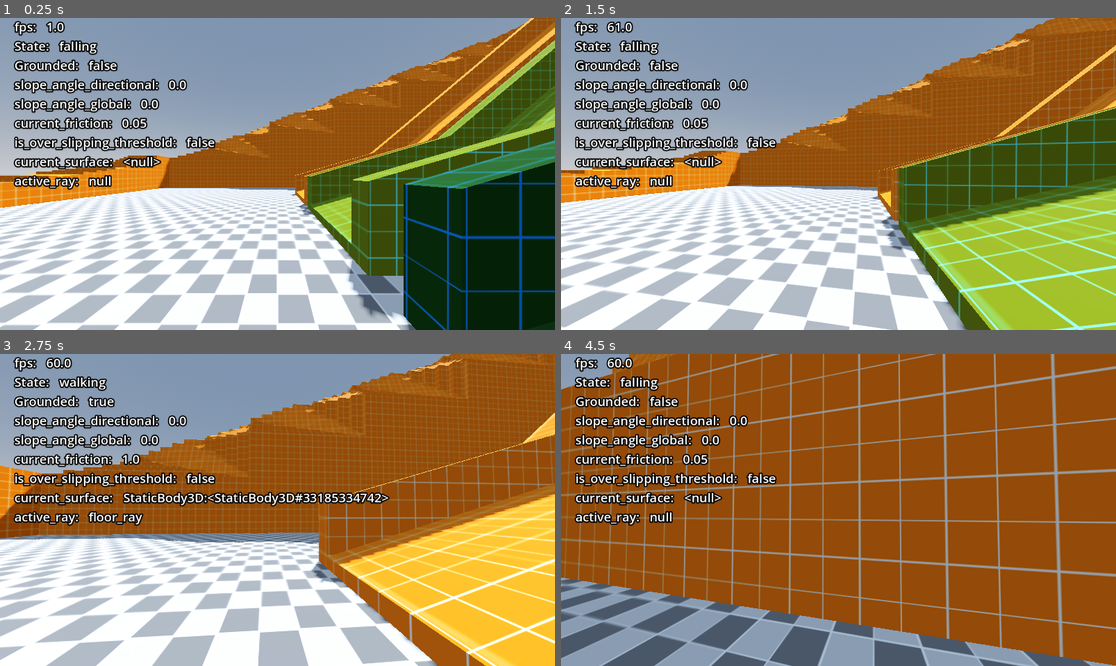
Above: before the commit, frames 1-4 (two rows, left to right).
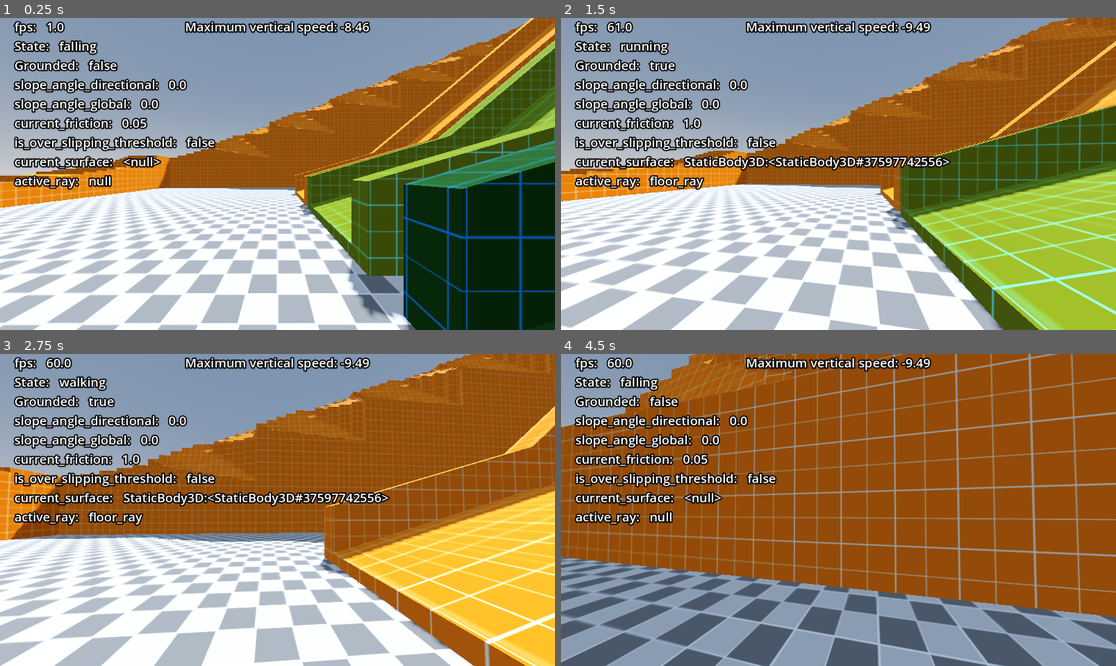
Above: after the commit, the same moments.

Repository: zoli1228/unnamed_godot_project_1
Game: Godot game, scene res://scenes/test_site2.tscn
Two runs of this game, one before a commit and one after it. Both use one fixed random seed, a clock stepped at 60 frames per second and the inputs below.
Inputs (mouse positions are in pixels of both pictures, inside the frame that each line leads up to):
- Up to frame 1 (0.25 s): no input
- Up to frame 2 (1.5 s): move the mouse to (866, 174) at 0.52 s; hold C (crouch) 0.53-1.28 s; hold W (move_forward) from 0.53 s (still down); tap Space (jump) at 0.77, 1.07 s; tap Shift (sprint) at 0.8, 1.35 s; move the mouse to (810, 174) at 1.27 s
- Up to frame 3 (2.75 s): keep holding W (move_forward); tap Space (jump) at 1.52, 1.55, 1.82, 2.1 s; move the mouse to (288, 503) at 2.02 s; hold C (crouch) from 2.03 s (still down)
- Up to frame 4 (4.5 s): keep holding W (move_forward); move the mouse to (832, 516) at 2.77 s; release C (crouch) at 2.78 s; tap C (crouch) at 2.85, 4.35 s; tap Space (jump) at 3.02, 3.32, 3.77, 3.8, 4.07 s; tap Shift (sprint) at 3.05 s; move the mouse to (877, 513) at 3.52 s; hold Shift (sprint) 3.53-4.28 s; move the mouse to (794, 506) at 4.27 s

The runs differ from the first frame. In frame 1, 1.0% of the frame differs, in the area x 33-67%, y 0-6%; in frame 2, 30%; in frame 3, 25%; in frame 4, 40%, in the area x 0-100%, y 0-100%.

Commit message:
Various stability fixes, adjusted some values for more smoothness and less springiness, added fall damage and dead state.

Diff:
--- a/scenes/player_controller.gd
+++ b/scenes/player_controller.gd
@@ -18,6 +18,8 @@
 @export var height_offset_from_base := 0.00
 ##Force applied to keep the player at a constant height above ground.
 @export var float_strength := 15.0
+##This controlls the 'springiness' of the floating logic.
+@export var float_dampening := 30.0
 ##This was a test to see what works best, but oh man shapecast messes up slope calculation baaadly. Do not attempt.
 @export var use_shapecast_instead_of_raycast := false
 
@@ -43,6 +45,11 @@
 @onready var unstuck_timer: Timer = $unstuck_timer
 @onready var debug_box: VBoxContainer = $"../DEBUG/VBoxContainer"
 @onready var rayarray = [$ray_container/floor_ray, $ray_container/ray_left, $ray_container/ray_right, $ray_container/ray_back, $ray_container/ray_forward]
+@onready var max_fall_speed_label: Label = $"../DEBUG/max_fall_speed"
+
+
+signal landed(vertical_velocity: float)
+
 var is_grounded := false
 var states = []
 var state = null
@@ -64,6 +71,9 @@
 var global_velocity = Vector3.ZERO
 var previous_position = Vector3.ZERO
 var active_ray = null
+var ray_collision_point = Vector3.ZERO
+var debug_max_fall_speed := 0.0
+var is_dead = false
 
 func _ready() -> void:
 	Input.mouse_mode = Input.MOUSE_MODE_CAPTURED
@@ -105,16 +115,19 @@
 	handle_crouched_mode()
 
 func _process(_delta: float) -> void:
-	mouse_look()
 	if delay_counter >= debug_hud_update_delay:
 		delayed_update()
 		delay_counter = 0
 	delay_counter += 1
 
+
 	# Camera smoothing / lagging behind actual player for smoothness
 	var difference = (camera_container.global_position - camera_positioner.global_position)
 	camera_container.global_position -= difference * 0.8
-
+	if is_dead:
+		camera_container.global_rotation = lerp(camera_container.global_rotation, global_rotation, 0.2)
+		return
+	mouse_look()
 	# Modules process
 	for module in active_modules:
 		module.update_module(_delta)
@@ -125,14 +138,20 @@
 		change_state(4) # SLIDING
 	else:
 		is_over_slipping_threshold = false
+	if linear_velocity.y < debug_max_fall_speed:
+		debug_max_fall_speed = linear_velocity.y
+	if max_fall_speed_label:
+		max_fall_speed_label.text = "Maximum vertical speed: %s" % snappedf(debug_max_fall_speed, 0.01)
+
 
 func _physics_process(delta: float) -> void:
+
 	if Input.is_action_just_pressed("esc"):
 		if Input.mouse_mode == Input.MOUSE_MODE_CAPTURED:
 			Input.mouse_mode = Input.MOUSE_MODE_VISIBLE
 		else:
 			Input.mouse_mode = Input.MOUSE_MODE_CAPTURED
-
+	if is_dead: return
 	# RB following camera container rotation
 	global_rotation.y -= (global_rotation.y - camera_container.global_rotation.y)
 	player_base.global_position = global_position
@@ -179,7 +198,7 @@
 
 func _integrate_forces(_p_state: PhysicsDirectBodyState3D) -> void:
 	# All physics movement should be handled in _integrate forces!!!
-
+	if is_dead: return
 	if is_grounded:
 		# Slope angle is calculated twice.
 		# Once for overall slope angle, and once for directional slope angle (where the player is facing).
@@ -207,10 +226,10 @@
 
 			# Making sure that running down on slopes is possible
 			#var vertical_force = -linear_velocity.y + (30.0 * mass * aligner_y_velocity * abs(deg_to_rad(slope_angle_directional)))
-			var vertical_force = -linear_velocity.y + (mass * aligner_y_velocity * abs(deg_to_rad(slope_angle_directional)))
-			apply_central_force(Vector3(0.0, vertical_force, 0.0) * 30.0 * mass)
-
-		# DAMPENING
+			var vertical_force = -linear_velocity.y + (20.0 * aligner_y_velocity * abs(deg_to_rad(slope_angle_directional)))
+			apply_central_force(Vector3(0.0, vertical_force, 0.0) * float_dampening * mass)
+
+		# HORIZONTAL DAMPENING
 		apply_central_force((Vector3(-linear_velocity.x, 0.0, -linear_velocity.z) * horizontal_dampening) * mass * current_friction * (1.05 - float(is_sliding)))
 
 	else:
@@ -222,12 +241,8 @@
 	aligner_old_y_pos = slope_aligner.global_position.y
 
 
-
 	#Move player
-	if is_sliding:
-		linear_velocity += (move_input.z * global_basis.z + move_input.x * global_basis.x) * current_friction * movement_speed_modifier
-	else:
-		linear_velocity += (move_input.z * slope_aligner.global_basis.z + move_input.x * slope_aligner.global_basis.x) * current_friction * movement_speed_modifier
+	linear_velocity += (move_input.z * slope_aligner.global_basis.z + move_input.x * slope_aligner.global_basis.x) * current_friction * movement_speed_modifier
 	global_rotation.z = 0.0
 	global_rotation.x = 0.0
 	handle_stuck_protection()
@@ -244,7 +259,7 @@
 	linear_velocity.y += force
 	linear_velocity += global_velocity * 50.0
 
-	await get_tree().create_timer(1.0).timeout
+	await get_tree().create_timer(0.5).timeout
 	is_jumping = false
 
 
@@ -268,10 +283,12 @@
 				is_grounded = true
 				current_surface = ray.get_collider()
 				active_ray = ray
+				ray_collision_point = ray.get_collision_point()
 				break
 			else:
 				active_ray = null
 				current_surface = null
+				ray_collision_point = global_position - Vector3(0.0, floor_ray_length, 0.0)
 
 
 func handle_slope_calculation():
--- a/scenes/player_node.tscn
+++ b/scenes/player_node.tscn
@@ -9,6 +9,8 @@
 [ext_resource type="Script" uid="uid://cseqn5bviowfh" path="res://states/sliding.gd" id="7_6qaro"]
 [ext_resource type="Script" uid="uid://b2m7fipxxh1qp" path="res://states/crouching.gd" id="8_fuo7r"]
 [ext_resource type="Script" uid="uid://dum6vxg0thpke" path="res://scripts/headbob.gd" id="9_7u8l0"]
+[ext_resource type="Script" uid="uid://2hmcanofqvd7" path="res://states/dead.gd" id="9_u8001"]
+[ext_resource type="Script" uid="uid://7cxawy7gdi38" path="res://scripts/health_system.gd" id="10_xhk2o"]
 
 [sub_resource type="CapsuleShape3D" id="CapsuleShape3D_0upji"]
 radius = 0.25
@@ -114,10 +116,16 @@
 [node name="crouching" type="Node" parent="player_node/Extensions/StateMachine"]
 script = ExtResource("8_fuo7r")
 
+[node name="dead" type="Node" parent="player_node/Extensions/StateMachine"]
+script = ExtResource("9_u8001")
+
 [node name="Modules" type="Node" parent="player_node/Extensions"]
 
 [node name="Headbob" type="Node" parent="player_node/Extensions/Modules"]
 script = ExtResource("9_7u8l0")
+
+[node name="HealthSystem" type="Node" parent="player_node/Extensions/Modules"]
+script = ExtResource("10_xhk2o")
 
 [node name="cam_container" type="Node3D" parent="player_node"]
 transform = Transform3D(1, 0, 0, 0, 1, 0, 0, 0, 1, 0, 1.5, 0)
@@ -253,4 +261,14 @@
 text = "DEBUG_LABEL"
 label_settings = SubResource("LabelSettings_fuo7r")
 
+[node name="max_fall_speed" type="Label" parent="DEBUG"]
+layout_mode = 1
+anchors_preset = 10
+anchor_right = 1.0
+offset_bottom = 36.0
+grow_horizontal = 2
+text = "DEBUG_LABEL"
+label_settings = SubResource("LabelSettings_fuo7r")
+horizontal_alignment = 1
+
 [connection signal="timeout" from="player_node/unstuck_timer" to="player_node" method="_on_unstuck_timer_timeout"]
--- /dev/null
+++ b/scripts/health_system.gd
@@ -0,0 +1,49 @@
+extends Node
+
+@export var module_enabled := true
+@export var health := 100
+@export var fall_damage_multiplier := 0.5
+@export var fall_damage_threshold_velocity := 10.0
+@export var sample_for_x_frames := 5.0
+
+var player : RigidBody3D = null
+var cam_effects : Node3D = null
+var taken_fall_damage := false
+var player_old_state = null
+var sample_counter := 0
+var do_sample := false
+var landing_y_position := 0.0
+var fall_speed = 0.0
+
+func init_module() -> void:
+	if !module_enabled: return
+	player = $"../../.."
+	cam_effects = $"../../../cam_container/cam_effects"
+	player.landed.connect(take_fall_damage)
+	print("Health module initialized")
+
+
+func update_module(_delta: float) -> void:
+	if !module_enabled || !cam_effects || !player: return
+	if do_sample:
+		sample_counter += 1
+		if sample_counter >= sample_for_x_frames:
+			do_sample = false
+			var difference = landing_y_position - player.ray_collision_point.y
+			difference *= 3.0 * fall_damage_multiplier
+			var amt = int(abs(fall_speed * fall_damage_multiplier))
+			amt *= amt
+			difference = clamp(difference, 0, difference)
+			amt -= int(difference)
+			health -= amt
+			print("Taken fall damage, remaining hp: %s" % health)
+			sample_counter = 0
+	if health <= 0 && !player.is_dead:
+		player.change_state(6)
+		return
+
+func take_fall_damage(vertical_velocity: float):
+	if abs(vertical_velocity) < fall_damage_threshold_velocity: return
+	landing_y_position = player.ray_collision_point.y
+	fall_speed = vertical_velocity
+	do_sample = true
--- a/states/crouching.gd
+++ b/states/crouching.gd
@@ -23,9 +23,11 @@
 	if Settings.toggle_crouch:
 		if Input.is_action_just_pressed("crouch"):
 			player.change_state(1)
+			return
 	else:
 		if !Input.is_action_pressed("crouch"):
 			player.change_state(1)
+			return
 
 func leave():
 	player.is_crouched = false
--- /dev/null
+++ b/states/dead.gd
@@ -0,0 +1,23 @@
+extends Node
+
+var player : RigidBody3D = null
+
+func enter(_player: RigidBody3D):
+	player = _player
+	player.is_crouched = false
+	player.is_jumping = false
+	player.is_dead = true
+	player.axis_lock_angular_x = false
+	player.axis_lock_angular_y = false
+	player.axis_lock_angular_z = false
+	player.angular_velocity.x += 0.1
+	player.physics_material_override.friction = 0.5
+	player.linear_damp = 0.0
+	player.angular_damp = 5.0
+	print("Entered state: %s" % name)
+
+func process(_delta: float) -> void:
+	pass
+
+func leave():
+	pass
--- a/states/falling.gd
+++ b/states/falling.gd
@@ -1,29 +1,40 @@
 extends Node
 
-@export var movement_speed = 1.3
+@export var movement_speed = 0.3
 var input_dir := Vector2.ZERO
 var player : RigidBody3D = null
 var original_ray_length = 0.0
+var falling_velocity = 0.0
 func enter(_player : RigidBody3D):
 	player = _player
 	original_ray_length = player.player_original_ray_length
-
+	falling_velocity = 0.0
 	print("Entered state: %s" % name)
 
 func process(_delta: float) -> void:
 	input_dir = Input.get_vector("move_left", "move_right", "move_forward", "move_backward")
 	var direction = Vector3(input_dir.x, 0.0, input_dir.y)
-	player.move_input = direction.normalized() * movement_speed
+	var speed = abs(Vector3(player.linear_velocity.x, 0.0, player.linear_velocity.z).length())
+	player.move_input = direction.normalized() * movement_speed * (10.0 - speed)
+
+
 	if player.is_grounded:
 		# Deciding if player should switch to CROUCHING, WALKING, or SLIDING state
 		if player.is_over_slipping_threshold:
 			player.change_state(4) ## Sliding
+			return
 		if player.is_crouched:
 			player.change_state(5) ## Crouching
+			return
 		else:
 			player.change_state(1) ## Walking
+			return
+
+	if player.linear_velocity.y < falling_velocity:
+		falling_velocity = player.linear_velocity.y
 
 func leave():
 	player.floor_ray_length = original_ray_length
 	player.is_jumping = false
-	print("Landed from %s" % name)
+	player.landed.emit(falling_velocity)
+	falling_velocity = 0.0
--- a/states/running.gd
+++ b/states/running.gd
@@ -17,12 +17,15 @@
 	player.move_input = direction.normalized() * movement_speed
 	if abs(direction.length()) < 0.1:
 		player.change_state(0)
+		return
 	if Input.is_action_just_pressed("jump"):
 		player.jump(jump_force)
 	if Input.is_action_just_released("sprint"):
 		player.change_state(1)
+		return
 	if Input.is_action_just_pressed("crouch"):
 		player.change_state(5)
+		return
 
 func leave():
 	pass
--- a/states/sliding.gd
+++ b/states/sliding.gd
@@ -35,8 +35,10 @@
 		if !player.is_over_slipping_threshold:
 			if was_player_crouched:
 				player.change_state(5)
+				return
 			else:
 				player.change_state(1)
+				return
 
 func leave():
 	if tw:
--- a/states/standing.gd
+++ b/states/standing.gd
@@ -18,8 +18,10 @@
 		player.jump(jump_force)
 	if Input.is_action_just_pressed("crouch"):
 		player.change_state(5)
+		return
 	if abs(direction.length()) > 0.0:
 		player.change_state(1)
+		return
 
 func leave():
 	pass
--- a/states/walking.gd
+++ b/states/walking.gd
@@ -17,12 +17,15 @@
 	player.move_input = direction.normalized() * movement_speed
 	if abs(direction.length()) < 0.1:
 		player.change_state(0)
+		return
 	if Input.is_action_just_pressed("jump"):
 		player.jump(jump_force)
 	if Input.is_action_pressed("sprint"):
 		player.change_state(3)
+		return
 	if Input.is_action_just_pressed("crouch"):
 		player.change_state(5)
+		return
 
 func leave():
 	pass
Not shown: 1 places in scenes/player_node.tscn that only renumber resources
Not shown, added: scripts/health_system.gd.uid
Not shown, added: states/dead.gd.uid
